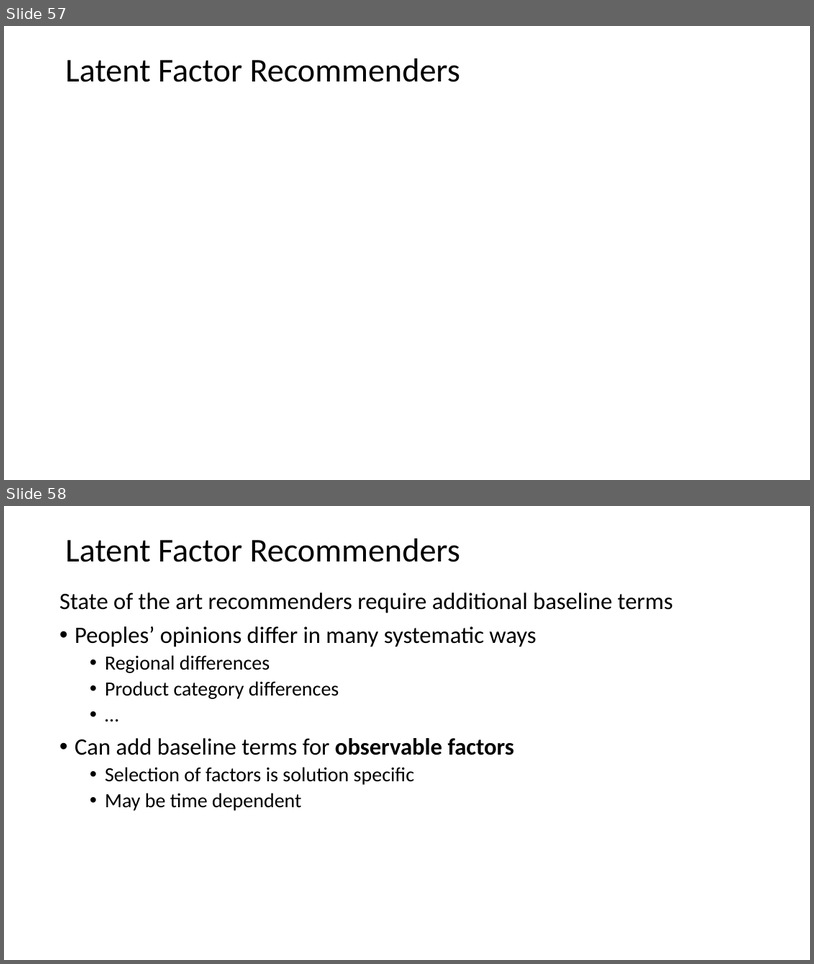
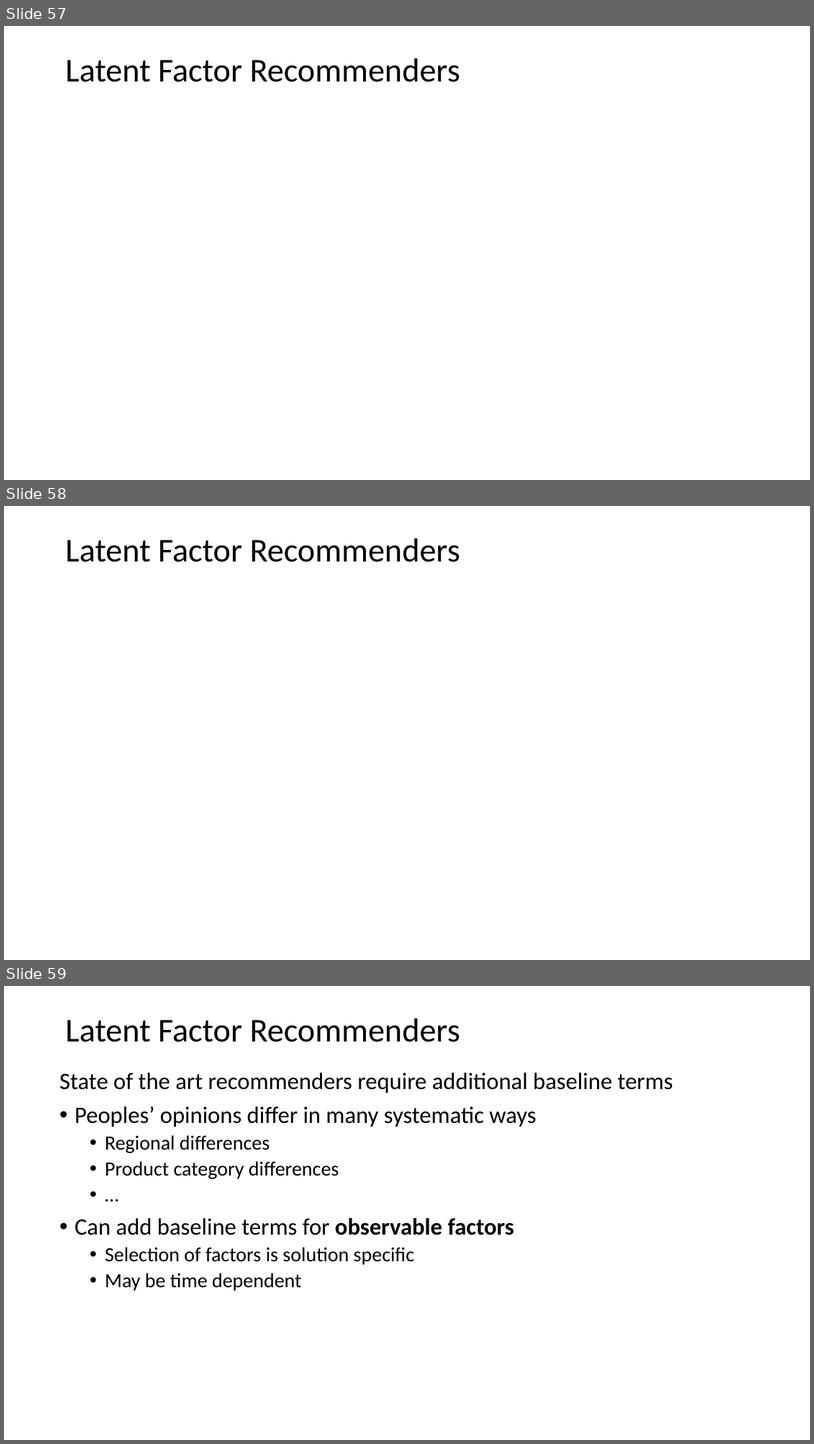
Before and after one commit to StephenElston/CSCI-E-108, a slide deck: slides/7_RecommenderSystems.pptx. Shown one above the other, each under a label of ours: slides 57 and 58 before the commit, slides 57, 58 and 59 after it. The pictures are 814x964 and 814x1444 pixels, drawn with LibreOffice and Linux fonts; fonts in the diff are those of the drawing; grey boxes stand for pictures. Boxes give left, top, right and bottom in pixels: in the first picture for what was removed or moved away, otherwise in the second. Text is boxed around its words. In the diff, an @@ line names an element or a change of style, - is before the commit and + after.

Commit message:
Small updates and additions to slides

```diff
--- a/slides/7_RecommenderSystems.pptx
+++ b/slides/7_RecommenderSystems.pptx
@@ slide 58 added at (4, 506, 810, 960), background #FFFFFF @@
@@ title added at (65, 538, 460, 562), 39.6 pt, text #000000 @@
+Latent Factor Recommenders
@@ what was slide 58 is now slide 59 @@
```
